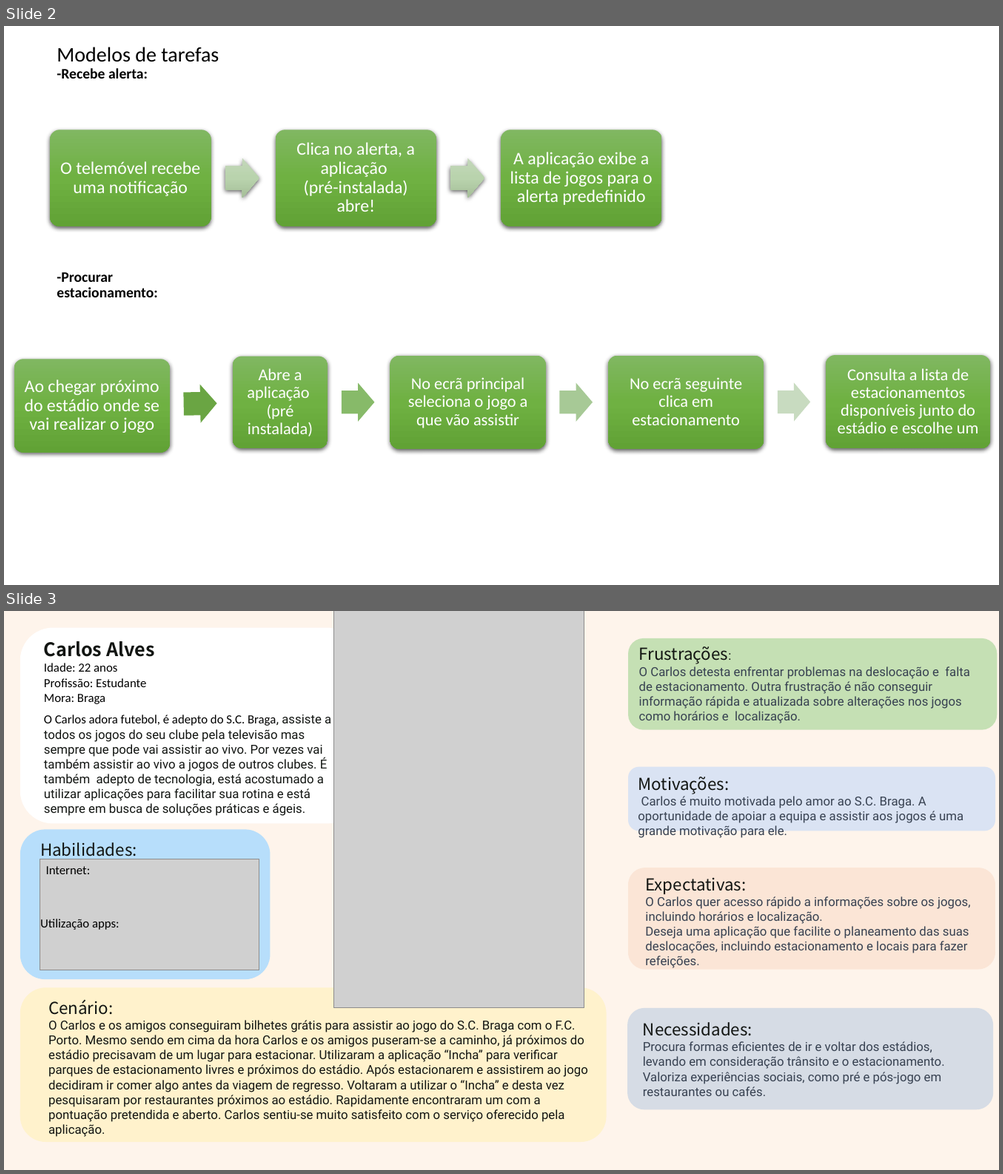
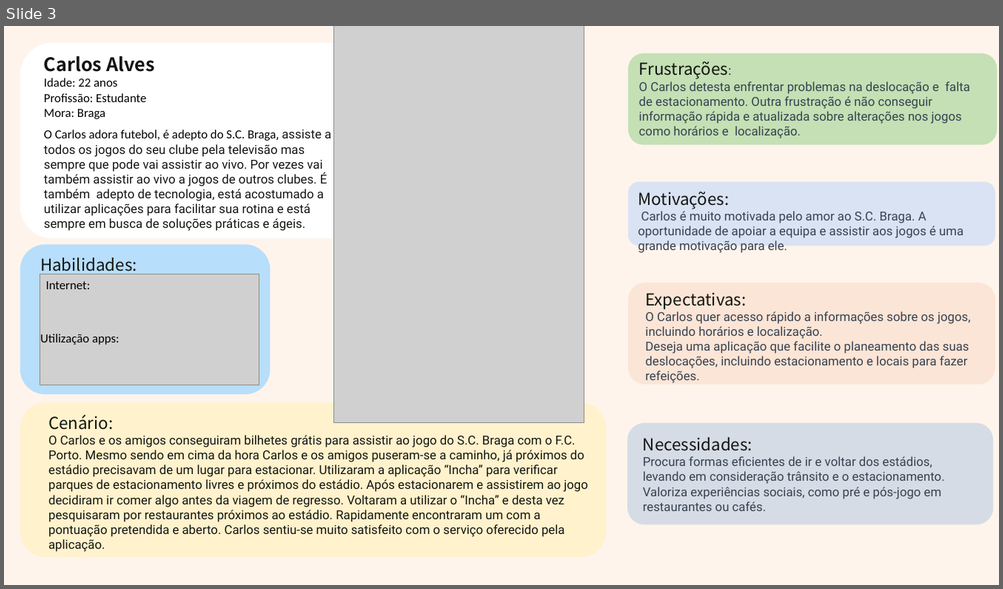
Before and after one commit to oPedroGomes/Desenvolvimento-de-Interfaces-Aplicacionais, a slide deck: 5 Personas/Personas.pptx. Shown one above the other, each under a label of ours: slides 2 and 3 before the commit, slide 3 after it. The pictures are 1003x1174 and 1003x589 pixels, drawn with LibreOffice and Linux fonts; fonts in the diff are those of the drawing; grey boxes stand for pictures. Boxes give left, top, right and bottom in pixels: in the first picture for what was removed or moved away, otherwise in the second. Text is boxed around its words. In the diff, an @@ line names an element or a change of style, - is before the commit and + after.

```diff
--- a/5 Personas/Personas.pptx
+++ b/5 Personas/Personas.pptx
@@ slide 2 removed at [4,26,999,585], background #FFFFFF @@
@@ text removed at [57,47,219,79] @@
-Modelos de tarefas
--Recebe alerta:
@@ group removed at [51,130,662,226]: 3 rounded rectangles, 3 texts, 2 right arrows @@
-O telemóvel recebe uma notificação
-Clica no alerta, a aplicação
-(pré-instalada) abre!
-A aplicação exibe a lista de jogos para o alerta predefinido
@@ title removed at [57,272,157,298] @@
--Procurar estacionamento:
@@ group removed at [14,355,990,453]: 5 rounded rectangles, 5 texts, 4 right arrows @@
-Ao chegar próximo do estádio onde se vai realizar o jogo
-Abre a aplicação
-(pré instalada)
-No ecrã principal seleciona o jogo a que vão assistir
-No ecrã seguinte clica em estacionamento
-Consulta a lista de estacionamentos disponíveis junto do estádio e escolhe um
```
Also in this commit, not shown: 1 slide changed, 2 slides added, 1 other slide removed, 6 other files.
